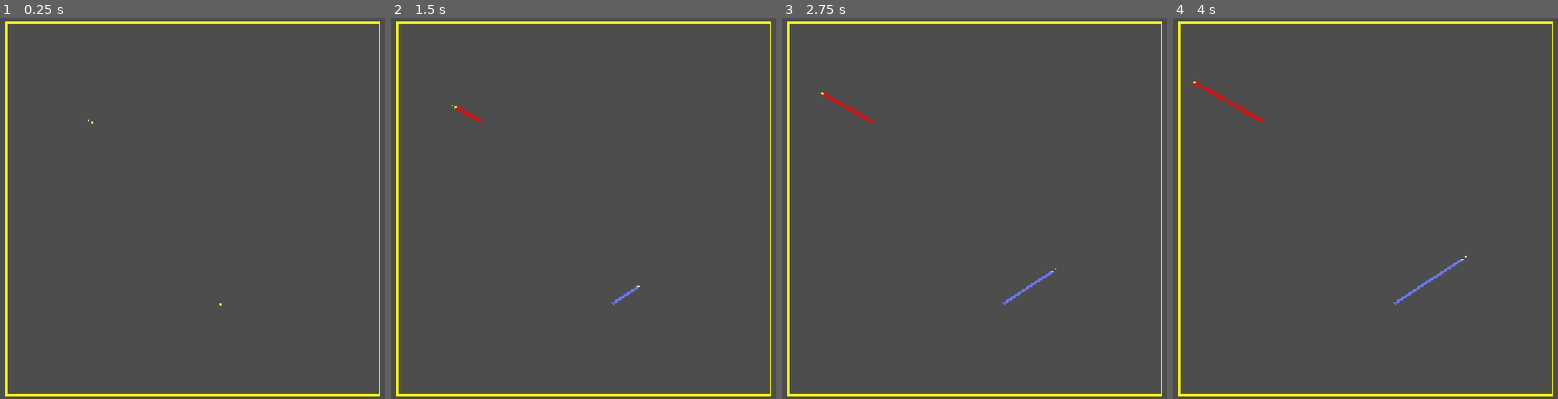
Above: before the commit, frames 1-4 (left to right).
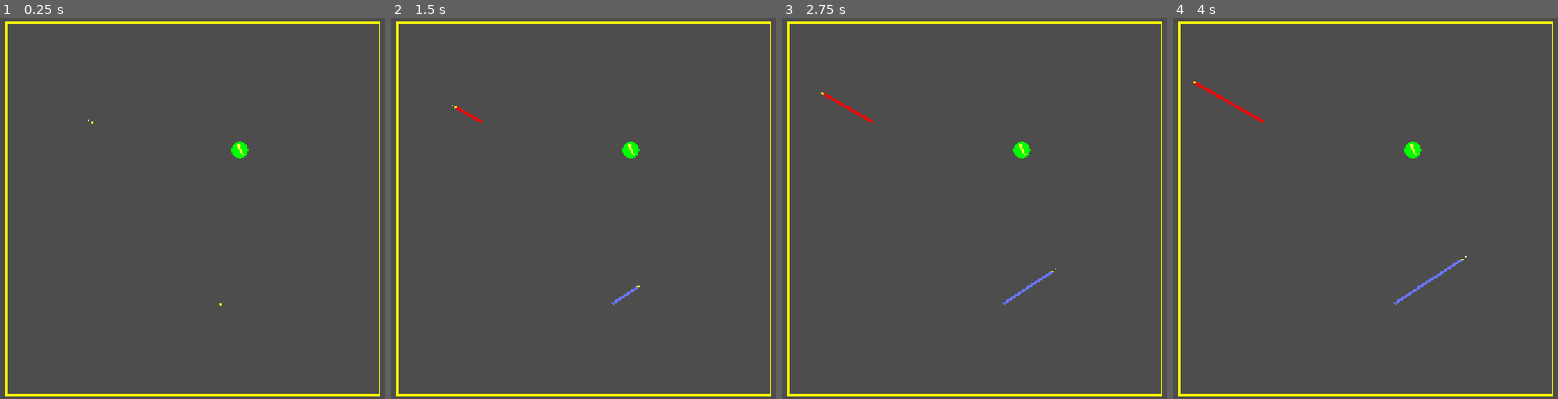
Above: after the commit, the same moments.

Repository: Alebereto/achtung-godot
Game: Godot game, scene res://scenes/game/game.tscn
Two runs of this game, one before a commit and one after it. Both use one fixed random seed, a clock stepped at 60 frames per second and the inputs below.
Inputs:
- Up to frame 1 (0.25 s): no input
- Up to frame 2 (1.5 s): tap Enter at 0.5 s; hold Space (freeze) 0.53-1.28 s; tap Space (freeze) at 1.35 s
- Up to frame 3 (2.75 s): tap Enter at 2 s; hold Space (freeze) from 2.03 s (still down)
- Up to frame 4 (4 s): release Space (freeze) at 2.78 s; tap Space (freeze) at 2.85 s; tap Enter at 3.5 s; hold Space (freeze) from 3.53 s (still down)

The runs differ from the first frame. In frame 1, 0.2% of the frame differs, in the area x 60-65%, y 32-37%; in frame 2, 0.2%; in frame 3, 0.2%; in frame 4, 0.2%.

Commit message:
Add game win detection and make game detect round end

Diff:
--- a/scenes/game/arena/arena.gd
+++ b/scenes/game/arena/arena.gd
@@ -1,7 +1,6 @@
 extends Node2D
 
 signal player_crashed(player_id)
-signal round_ended(winner_id)
 
 const PLAYER_SCENE: PackedScene = preload("res://objects/player/player.tscn")
 const POWERUP_SCENE: PackedScene = preload("res://objects/powerups/powerup.tscn")
@@ -34,7 +33,7 @@
 func _ready() -> void:
 	_connect_signals()
 	_walls.set_size(arena_width, arena_height, border_width)
-	new_round()
+
 
 ## Connects existing players and powerup signals to arena. used for editor
 func _connect_signals() -> void:
@@ -76,12 +75,16 @@
 # ===============
 
 func new_game() -> void:
-	_clear_players()
-	_clear_powerups()
+	#_clear_players()
+	# TODO: create new players
+	return
 
 func new_round() -> void:
+	#_clear_powerups()
+
+	# For each player: return to default state and
+	# give random location and rotation.
 	var rng := RandomNumberGenerator.new()
-	_clear_powerups()
 	var lr := arena_width/2.0 - 90
 	var ud := arena_height/2.0 - 90
 	for player in _players_root.get_children():
@@ -91,27 +94,16 @@
 			player.head_position = Vector2(rng.randf_range(-lr, lr),
 										   rng.randf_range(-ud, ud))
 			player.head_angle = rng.randf_range(0, 2*PI)
+	# freeze at start of round
 	frozen = true
 
-func toggle_freeze() -> void:
-	frozen = not frozen
+func toggle_freeze() -> void: frozen = not frozen
 
 # Signal calls
 # ============
 
-func _on_player_crash(crasher_id: int, obstacle_id: int, is_player: bool):
-	print(_get_player_from_id(crasher_id).name + " crashed!!!")
-
+func _on_player_crash(crasher_id: int, _obstacle_id: int, _is_player: bool):
 	player_crashed.emit(crasher_id)
-
-	# Check if round ended
-	var live_count := 0
-	var alive_id: int = -1
-	for player in _players_root.get_children():
-		if player is Player and player.is_alive():
-			live_count += 1
-			alive_id = player.player_id
-	if live_count <= 1: round_ended.emit(-1)
 
 func _on_powerup_obtain(player_id: int, power_id, power_type):
 	match power_type as Powerup.TYPE:
--- a/scenes/game/game.gd
+++ b/scenes/game/game.gd
@@ -1,10 +1,13 @@
 extends Node2D
 
 @export_range(1,10) var _player_count: int = 2
+@export var _winning_score: int = 10
 
 var _player_scores: Array[int] = []
+var _alive: Array[bool] = []
 
 var _round_ended: bool = false
+var _game_ended: bool = false
 
 @onready var _arena: Node2D = $Arena
 @onready var _pause_menu: Control = $PauseMenu
@@ -14,16 +17,41 @@
 	_pause_menu.quit.connect(_on_pmenu_quit)
 
 	_arena.player_crashed.connect(_on_player_crashed)
-	_arena.round_ended.connect(_on_round_ended)
 
 	_new_game()
 
 func _new_game() -> void:
-	return
+	_game_ended = false
+	_player_scores.resize(_player_count)
+	_alive.resize(_player_count)
+
+	_player_scores.fill(0)
+	_arena.new_game()
+	_new_round()
 
 func _new_round() -> void:
+	_alive.fill(true)
+
 	_arena.new_round()
 	_round_ended = false
+
+func _on_round_end() -> void:
+	_arena.frozen = true
+	_round_ended = true
+
+	# Check if there is a winner
+	var max_score: int = -1
+	var max_id: int = -1
+	for i in range(_player_count):
+		if _player_scores[i] >= max_score:
+			max_score = _player_scores[i]
+			max_id = i
+	if max_score >= _winning_score and _player_scores.count(max_score) == 1:
+		_on_game_over(max_id)
+
+func _on_game_over(winner_id: int) -> void:
+	_game_ended = true
+	print("winner is player " + str(winner_id+1) + "!!")
 
 ## Pause the game
 func _pause() -> void:
@@ -46,11 +74,12 @@
 # ============
 
 func _on_player_crashed(crashed_id: int):
-	return
+	print("player " + str(crashed_id+1) + " crashed!!!")
 
-func _on_round_ended(winner_id: int):
-	_arena.frozen = true
-	_round_ended = true
+	_alive[crashed_id] = false
+	# Add a point to players that are alive
+	for i in range(_player_count): if _alive[i]: _player_scores[i] += 1
+	if _alive.count(true) <= 1: _on_round_end()
 
 # Pause menu inputs
 # =================
@@ -66,12 +95,16 @@
 # ======
 
 func _unhandled_input(event: InputEvent) -> void:
-	if event.is_action_pressed("pause"):
-		_toggle_pause()
+	if event.is_action_pressed("pause"): _pause_button()
+	elif event.is_action_pressed("freeze"): _freeze_button()
 
-	elif event.is_action_pressed("freeze"):
-		if not get_tree().paused:
-			if _round_ended:
-				_new_round()
-			else:
-				_arena.toggle_freeze()
+func _pause_button() -> void:
+	_toggle_pause()
+
+func _freeze_button() -> void:
+	if not get_tree().paused:
+		if _game_ended: _new_game()
+
+		elif _round_ended: _new_round()
+
+		else: _arena.toggle_freeze()
